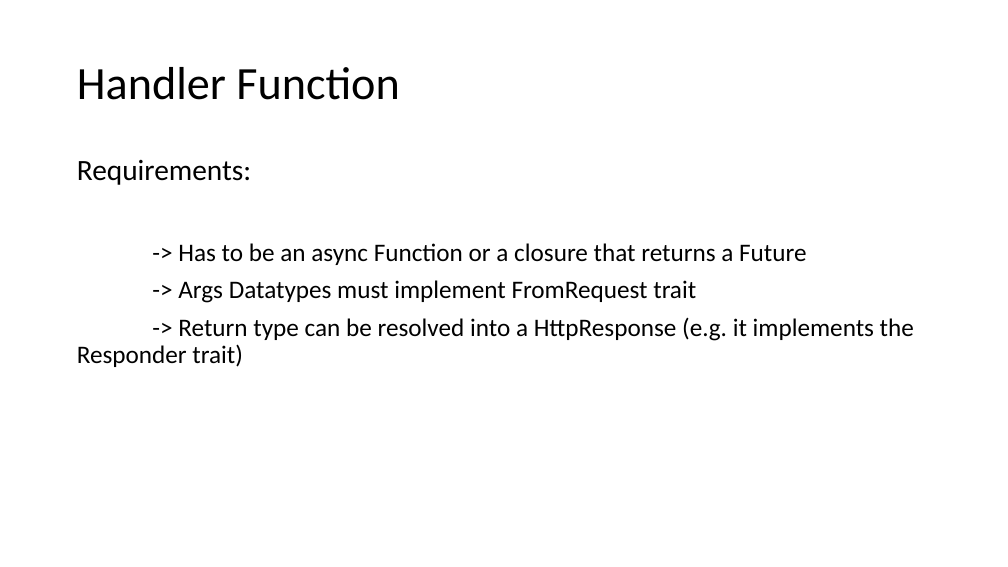
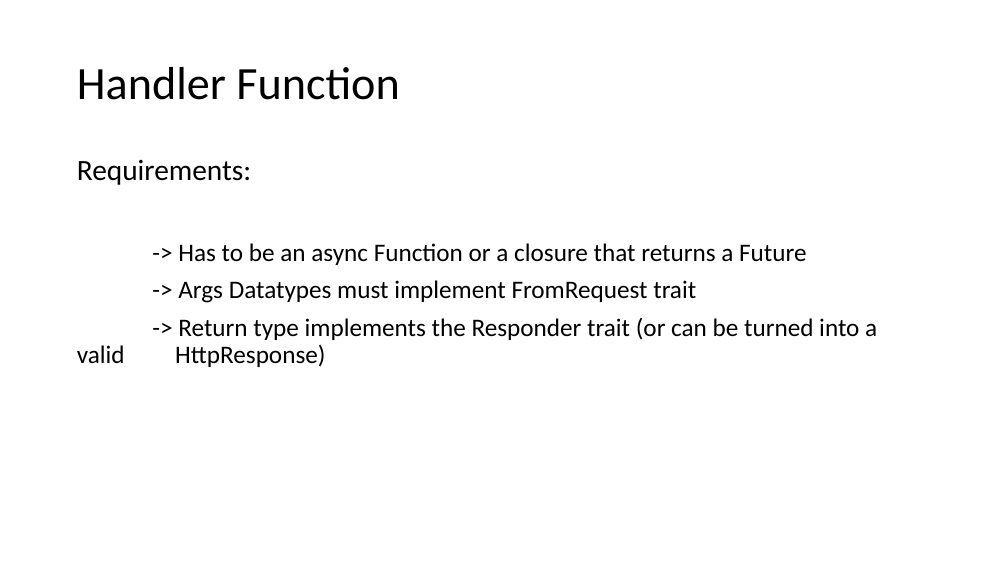
Before and after one commit to floscodes/actix_talk, a slide deck: slide 6 of Pres.pptx. Drawn at 1008x567 pixels with LibreOffice and Linux fonts; fonts in the diff are those of the drawing. Boxes give left, top, right and bottom in pixels: in the first picture for what was removed or moved away, otherwise in the second. Text is boxed around its words. In the diff, an @@ line names an element or a change of style, - is before the commit and + after.

```diff
--- a/Pres.pptx
+++ b/Pres.pptx
@@ text at <box>175,318,877,367</box>: text changed @@
--> Return type can be resolved into a HttpResponse (e.g. it implements the Responder trait)
+-> Return type implements the Responder trait (or can be turned into a valid HttpResponse)
```
Also in this commit, not shown: 1 other slide changed, 1 slide added, 2 other files.
